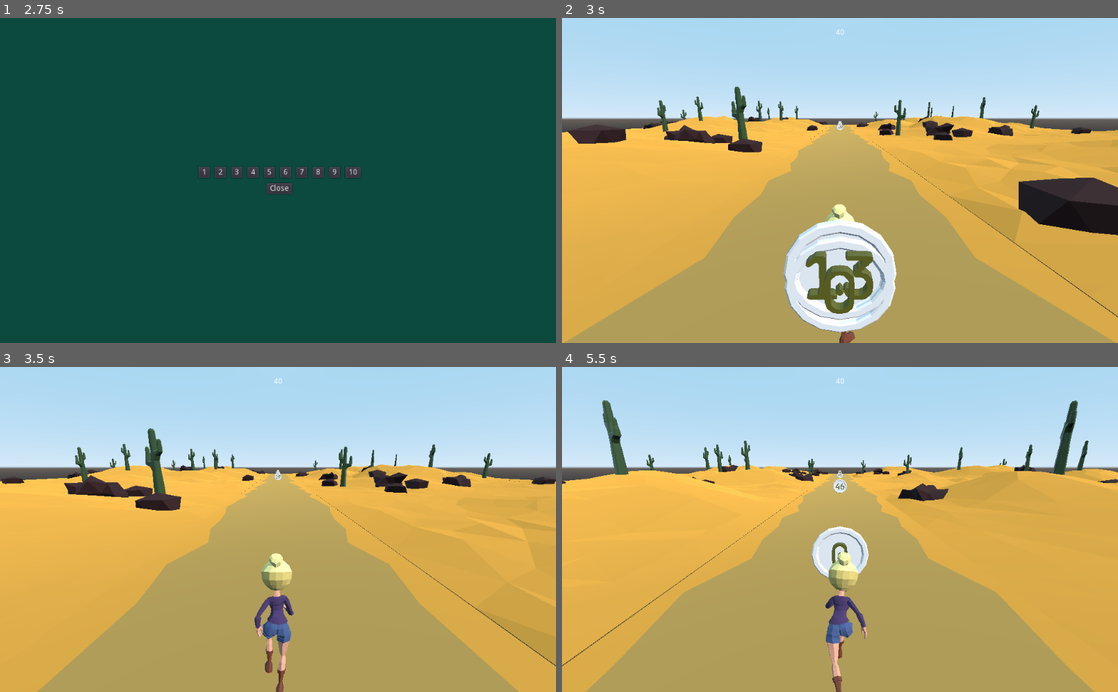
Above: before the commit, frames 1-4 (two rows, left to right).
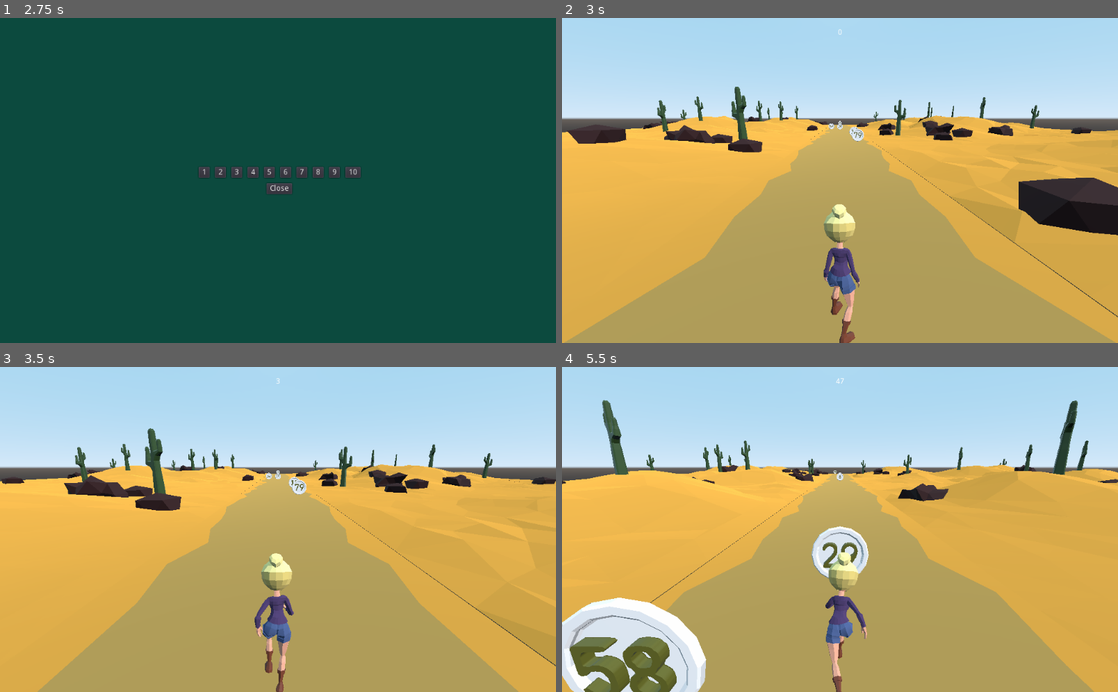
Above: after the commit, the same moments.

Repository: rans0000/math-runner
Game: Godot game, scene res://ui/MainMenu/MainMenu.tscn
The game is run twice, just before and just after one commit, with the same random seed, the same clock (stepped at 60 frames per second) and the same inputs.
Inputs:
- Up to frame 1 (2.75 s): click "1 Player" at 0.5 s; click "1 Player" at 1.25 s; click "2 Player" at 2 s
- Up to frame 2 (3 s): click "1" at 2.75 s
- Up to frame 3 (3.5 s): no input
- Up to frame 4 (5.5 s): no input

Frame 1 is identical in both runs. In frame 2, 5.8% of the frame differs, in the area x 39-61%, y 3-97%; in frame 3, 0.2%; in frame 4, 6.7%, in the area x 0-54%, y 3-100%.

Commit message:
set coins on all three sides and remove when player hit

Diff:
--- a/Environment/Coin/Coin.gd
+++ b/Environment/Coin/Coin.gd
@@ -7,6 +7,7 @@
 
 
 func _ready():
+	number = Global.rng.randi_range(0, 99)
 	display.text = String(number)
 
 
@@ -22,4 +23,5 @@
 			body.sprint()
 		else:
 			body.slow_down()
+		call_deferred("free")
 	pass
--- a/Environment/Coin/Coin.tscn
+++ b/Environment/Coin/Coin.tscn
@@ -11,7 +11,7 @@
 font_data = ExtResource( 4 )
 
 [sub_resource type="CylinderShape" id=2]
-radius = 0.73
+radius = 0.58
 height = 0.12
 
 [node name="Coin" type="Spatial"]
--- a/Environment/Desert/Desert.gd
+++ b/Environment/Desert/Desert.gd
@@ -7,7 +7,6 @@
 onready var sand_left = $DesertSand1
 onready var sand_right = $DesertSand2
 onready var coin_scene = preload("res://Environment/Coin/Coin.tscn")
-onready var Global = get_node("/root/Global")
 
 
 
@@ -31,10 +30,10 @@
 	var board_width = BLOCK_WIDTH * 2
 	var z_pos = Global.rng.randi_range(0, board_width)
 	while z_pos < board_width:
+		var side = Global.rng.randi_range(-1,1)
 		var coin = coin_scene.instance()
 		var t_pos = z_pos - BLOCK_WIDTH
-		coin.transform.origin = Vector3(0, 1, t_pos)
+		coin.transform.origin = Vector3(ROAD_WIDTH * side, 1, t_pos)
 		call_deferred("add_child", coin)
-		coin.call_deferred("set_number", Global.rng.randi_range(0, 99))
 		z_pos = Global.rng.randi_range(z_pos + MIN_COIN_DISTANCE, board_width)
 	pass
--- a/Player/Player.gd
+++ b/Player/Player.gd
@@ -3,7 +3,6 @@
 signal detect_empty_floor
 signal detect_obsolete_floor(z_pos, platform)
 
-enum SIDE {LEFT = -1, CENTER = 0, RIGHT = 1}
 export(int) var FORWARD_SPEED_REGULAR = 15
 export(int) var FORWARD_SPEED_BONUS = 40
 export(int) var FORWARD_SPEED_PENALTY = 5
@@ -12,7 +11,7 @@
 var velocity = Vector3()
 var pos = Vector3()
 const ACCELERATION = 0.5
-export(SIDE) var side = SIDE.CENTER
+export (Global.SIDE) var side = Global.SIDE.CENTER
 const SIDE_WIDTH = 3
 const GRAVITY = 8
 const ROAD_WIDTH = 3.5/2
@@ -45,8 +44,7 @@
 func _physics_process(delta):
 	move_player(delta)
 	check_floor()
-#	score_card.set_distance(-transform.origin.z)
-	score_card.set_distance(forward_speed)
+	score_card.set_distance(-transform.origin.z)
 	pass
 
 
@@ -79,13 +77,13 @@
 	if Input.is_action_just_pressed("move_left_%s" % id):
 		left_feeler.force_raycast_update()
 		if !left_feeler.is_colliding():
-			side = SIDE.CENTER if side == SIDE.RIGHT else SIDE.LEFT
-			set_strafe_animation(SIDE.LEFT)
+			side = Global.SIDE.CENTER if side == Global.SIDE.RIGHT else Global.SIDE.LEFT
+			set_strafe_animation(Global.SIDE.LEFT)
 	elif Input.is_action_just_pressed("move_right_%s" % id):
 		right_feeler.force_raycast_update()
 		if !right_feeler.is_colliding():
-			side = SIDE.CENTER if side == SIDE.LEFT else SIDE.RIGHT
-			set_strafe_animation(SIDE.RIGHT)
+			side = Global.SIDE.CENTER if side == Global.SIDE.LEFT else Global.SIDE.RIGHT
+			set_strafe_animation(Global.SIDE.RIGHT)
 
 	var target_pos = transform.origin
 	target_pos.x = side * ROAD_WIDTH
--- a/Player/Player.tscn
+++ b/Player/Player.tscn
@@ -78,7 +78,7 @@
 nodes/anim_victory_oneshot/node = SubResource( 12 )
 nodes/anim_victory_oneshot/position = Vector2( 680, 120 )
 nodes/output/position = Vector2( 980, 120 )
-node_connections = [ "output", 0, "anim_victory_oneshot", "anim_victory_oneshot", 0, "anim_head_hit_oneshot", "anim_victory_oneshot", 1, "anim_victory", "anim_strafe_oneshot", 0, "anim_stance", "anim_strafe_oneshot", 1, "anim_strafe", "anim_head_hit_oneshot", 0, "anim_strafe_oneshot", "anim_head_hit_oneshot", 1, "anim_coin_hit" ]
+node_connections = [ "output", 0, "anim_victory_oneshot", "anim_victory_oneshot", 0, "anim_head_hit_oneshot", "anim_victory_oneshot", 1, "anim_victory", "anim_head_hit_oneshot", 0, "anim_strafe_oneshot", "anim_head_hit_oneshot", 1, "anim_coin_hit", "anim_strafe_oneshot", 0, "anim_stance", "anim_strafe_oneshot", 1, "anim_strafe" ]
 
 [sub_resource type="CapsuleShape" id=14]
 radius = 0.3
--- a/scripts/Global.gd
+++ b/scripts/Global.gd
@@ -2,6 +2,7 @@
 
 var current_scene = null
 enum PLAY_TYPES {LOC_SINGLE = 1, LOC_2_PLAYER = 2}
+enum SIDE {LEFT = -1, CENTER = 0, RIGHT = 1}
 var play_type = PLAY_TYPES.LOC_SINGLE
 onready var number = 5
 var rng
